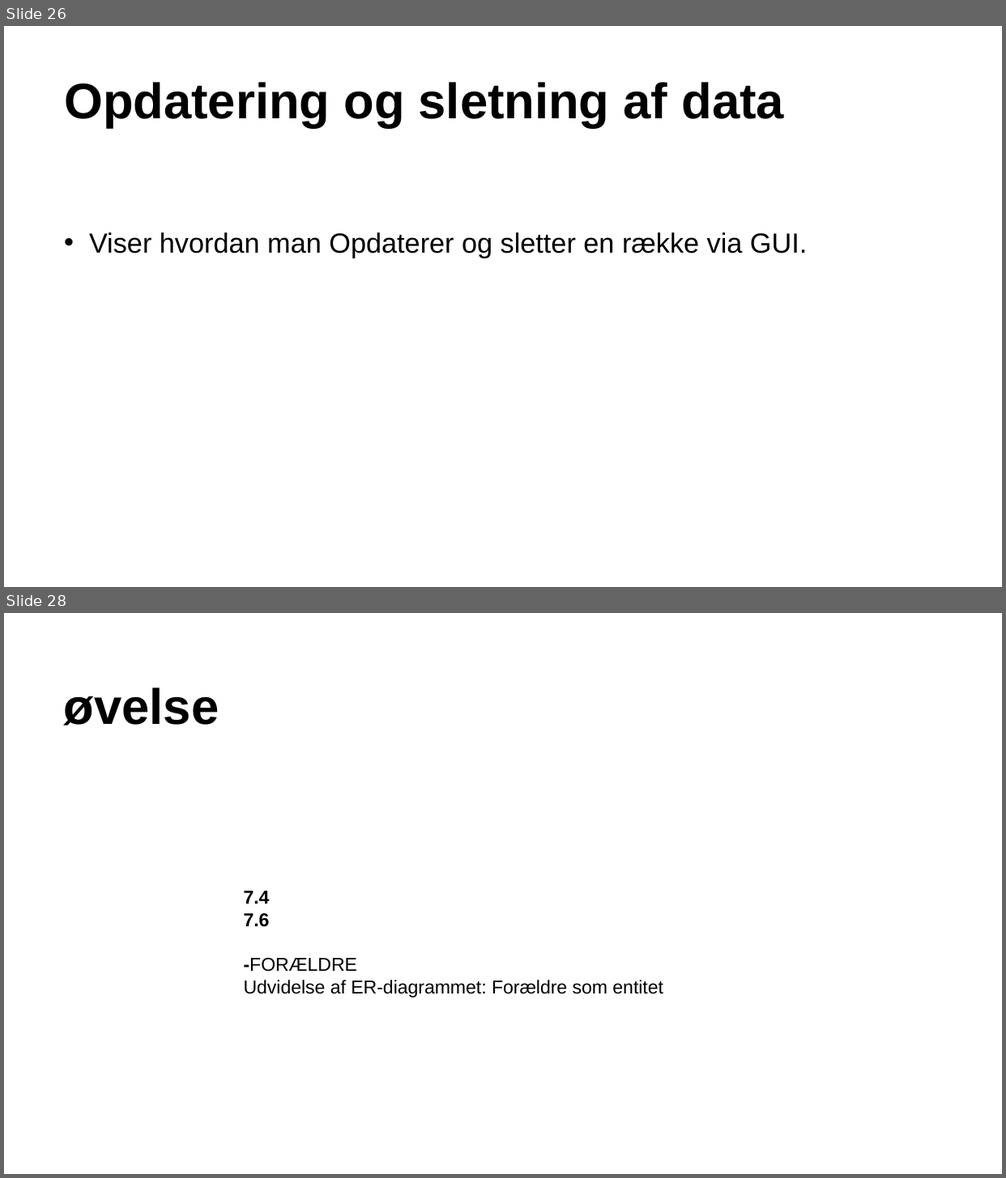
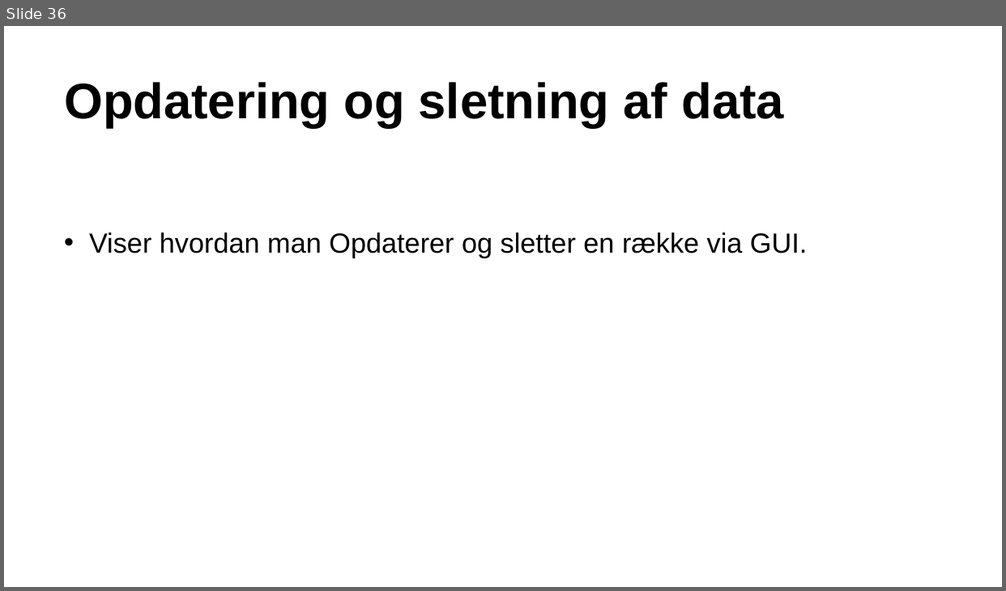
Before and after one commit to xiaoleibi/DMU26, a slide deck: DBPPT/DB Gang1Intro_mandag.pptx. Shown one above the other, each under a label of ours: slides 26 and 28 before the commit, slide 36 after it; the slides between them are not shown. The pictures are 1006x1178 and 1006x591 pixels, drawn with LibreOffice and Linux fonts; fonts in the diff are those of the drawing. Boxes give left, top, right and bottom in pixels: in the first picture for what was removed or moved away, otherwise in the second. Text is boxed around its words. In the diff, an @@ line names an element or a change of style, - is before the commit and + after.

```diff
--- a/DBPPT/DB Gang1Intro_mandag.pptx
+++ b/DBPPT/DB Gang1Intro_mandag.pptx
@@ slide 28 removed at (4, 613, 1002, 1174), background #FFFFFF @@
@@ text removed at (64, 688, 219, 726) @@
-øvelse
@@ text removed at (244, 891, 663, 998) @@
-7.4
-7.6
--FORÆLDRE
-Udvidelse af ER-diagrammet: Forældre som entitet
@@ what was slide 26 is now slide 36 @@
```
Also in this commit, not shown: 14 slides changed, 14 slides added, 3 other slides removed.
